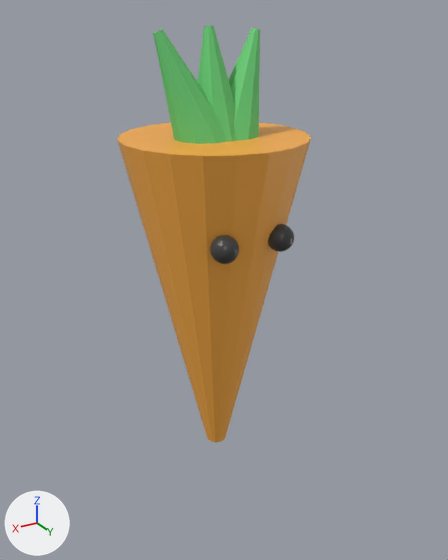
What one commit did to the glTF model assets/models/carrot_lancer.glb.
The view is the same before and after, from a 50 mm lens placed at (1.38, 2.37, 2.24), pointed at (0.14, 0.31, 1.21). Arrows for +X, +Y and +Z are at lower left; the lights stay in place. The older version comes first. Where no turn or scale is listed for an object, it has been applied to the vertices. Vertices at exactly the same position are counted once.
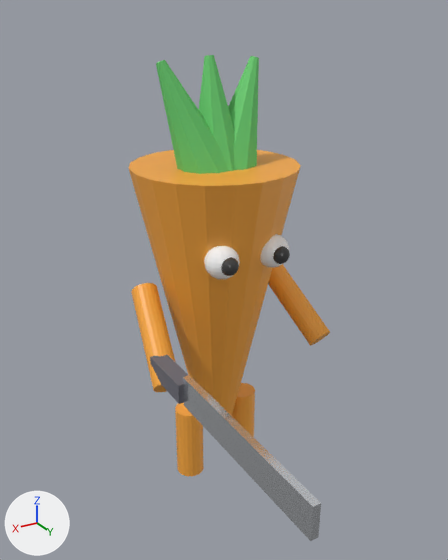
Pixel boxes (x1, y1, x2, y2) of what changed, in the pictures (448 x 560 px):
'Cone', reshaped (12% narrower, 17% shorter)
    before: (117, 122, 311, 442)
    after: (129, 150, 300, 416)
'Cube.001', added
    after: (183, 375, 321, 541)
'Cone.003', moved
    before: (153, 29, 227, 144)
    after: (156, 60, 228, 174)
'Cone.001', moved
    before: (229, 28, 260, 140)
    after: (228, 56, 259, 170)
'Cone.002', moved
    before: (198, 25, 235, 141)
    after: (199, 55, 235, 171)
'Cylinder.003', added (orange)
    after: (131, 283, 175, 392)
'Cylinder.001', added (orange)
    after: (268, 264, 330, 346)
'Cylinder.002', added (orange)
    after: (175, 402, 204, 476)
'Cube', added
    after: (150, 355, 188, 404)
'Sphere.001', reshaped, moved (40% narrower, 37% shorter)
    before: (210, 235, 239, 264)
    after: (273, 246, 290, 264)
'Cylinder', added (orange)
    after: (232, 383, 255, 437)
'Sphere', reshaped, moved, recoloured (15% wider, 17% taller)
    before: (268, 224, 294, 252)
    after: (260, 234, 290, 267)
'Sphere.002', added
    after: (204, 246, 240, 279)
'Sphere.003', added
    after: (221, 257, 239, 276)

What changed in the scene script:
```text
Change me_cone_001:
    remove me_cone_001.from_pydata(...)  # 40 vertices, 76 faces; spans x -0.42..0.42, y -0.42..0.42, z -0.8..0.8
    add me_cone_001.from_pydata(...)  # 40 vertices, 76 faces; spans x -0.38..0.38, y -0.38..0.38, z -0.68..0.68
    me_cone_001 part 1: 40 of 40 vertices moved; they spanned x -0.42..0.42, y -0.42..0.42, z -0.8..0.8 and now span x -0.38..0.38, y -0.38..0.38, z -0.68..0.68; mean shift (0.0, 0.0, 0.0)
Change me_sphere_008:
    remove me_sphere_008.from_pydata(...)  # 482 vertices, 960 faces; spans x -0.06..0.06, y -0.06..0.06, z -0.06..0.06
    remove me_sphere_008.materials.append(mat_eyemat)  # dark grey #3f3f3f
    add me_sphere_008.from_pydata(...)  # 222 vertices, 440 faces; spans x -0.075..0.075, y -0.075..0.075, z -0.075..0.075
    me_sphere_008 part 2: 482 vertices removed from x -0.06..0.06, y -0.06..0.06, z -0.06..0.06; 222 vertices added at x -0.075..0.075, y -0.075..0.075, z -0.075..0.075, forming a UV sphere (20 segments, 12 rings, poles along z)
    add me_sphere_008.materials.append(mat_eyewmat)  # white #fdfdfd
Change me_sphere_009:
    remove me_sphere_009.from_pydata(...)  # 482 vertices, 960 faces; spans x -0.06..0.06, y -0.06..0.06, z -0.06..0.06
    remove me_sphere_009.materials.append(mat_eyemat)  # dark grey #3f3f3f
    add me_sphere_009.from_pydata(...)  # 222 vertices, 440 faces; spans x -0.04..0.04, y -0.04..0.04, z -0.04..0.04
    me_sphere_009 part 3: 482 vertices removed from x -0.06..0.06, y -0.06..0.06, z -0.06..0.06; 222 vertices added at x -0.04..0.04, y -0.04..0.04, z -0.04..0.04, forming a UV sphere (20 segments, 12 rings, poles along z)
    add me_sphere_009.materials.append(mat_eyebmat)  # dark grey #3f3f3f
Change ob_cone_001:
    ob_cone_001.location: (-0.14, 0.0, 1.92) -> (-0.14, 0.0, 1.82)
Change ob_cone_002:
    ob_cone_002.location: (0.0, 0.0, 1.92) -> (0.0, 0.0, 1.82)
Change ob_cone_003:
    ob_cone_003.location: (0.14, 0.0, 1.92) -> (0.14, 0.0, 1.82)
Change ob_sphere:
    ob_sphere.location: (-0.14, 0.32, 1.35) -> (-0.13, 0.28, 1.28)
Change ob_sphere_001:
    ob_sphere_001.location: (0.14, 0.32, 1.35) -> (-0.13, 0.34, 1.28)
Add ob_sphere_003:
    ob_sphere_003 = bpy.data.objects.new('Sphere.003', me_sphere_003)  # a UV sphere (20 segments, 12 rings, poles along z) spanning x -0.04..0.04, y -0.04..0.04, z -0.04..0.04; in mat_eyebmat (dark grey #3f3f3f)
    ob_sphere_003.location = (0.13, 0.34, 1.28)
Add ob_sphere_002:
    ob_sphere_002 = bpy.data.objects.new('Sphere.002', me_sphere_002)  # a UV sphere (20 segments, 12 rings, poles along z) spanning x -0.075..0.075, y -0.075..0.075, z -0.075..0.075; in mat_eyewmat (white #fdfdfd)
    ob_sphere_002.location = (0.13, 0.28, 1.28)
Add ob_cylinder_003:
    ob_cylinder_003 = bpy.data.objects.new('Cylinder.003', me_cylinder_003)  # 40 vertices, 76 faces; spans x -0.096..0.096, y -0.223..0.223, z -0.196..0.196; in mat_carrotmat (orange #faaa3f)
    ob_cylinder_003.location = (0.38, 0.12, 0.92)
Add ob_cylinder_002:
    ob_cylinder_002 = bpy.data.objects.new('Cylinder.002', me_cylinder_002)  # a 20-sided cylinder along z spanning x -0.07..0.07, y -0.07..0.07, z -0.19..0.19; in mat_carrotmat (orange #faaa3f)
    ob_cylinder_002.location = (0.16, 0.0, 0.2)
Add ob_cylinder_001:
    ob_cylinder_001 = bpy.data.objects.new('Cylinder.001', me_cylinder_001)  # 40 vertices, 76 faces; spans x -0.096..0.096, y -0.223..0.223, z -0.196..0.196; in mat_carrotmat (orange #faaa3f)
    ob_cylinder_001.location = (-0.38, 0.12, 0.92)
Add ob_cylinder:
    ob_cylinder = bpy.data.objects.new('Cylinder', me_cylinder_002.copy())
    ob_cylinder.location = (-0.16, 0.0, 0.2)
Add ob_cube_001:
    ob_cube_001 = bpy.data.objects.new('Cube.001', me_cube_001)  # a box spanning x -0.015..0.015, y -0.408..0.408, z -0.066..0.066; in mat_blademat (white #edf1f6)
    ob_cube_001.location = (0.42, 0.9, 0.86)
Add ob_cube:
    ob_cube = bpy.data.objects.new('Cube', me_cube)  # a box spanning x -0.036..0.036, y -0.132..0.132, z -0.042..0.042; in mat_handlemat (grey #6c6c76)
    ob_cube.location = (0.42, 0.36, 0.85)
```
